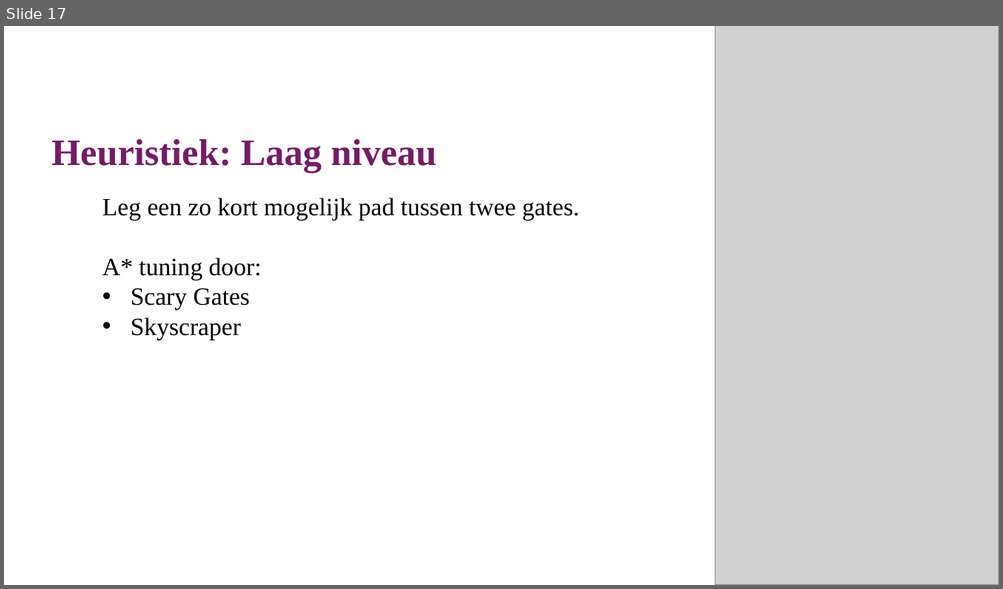
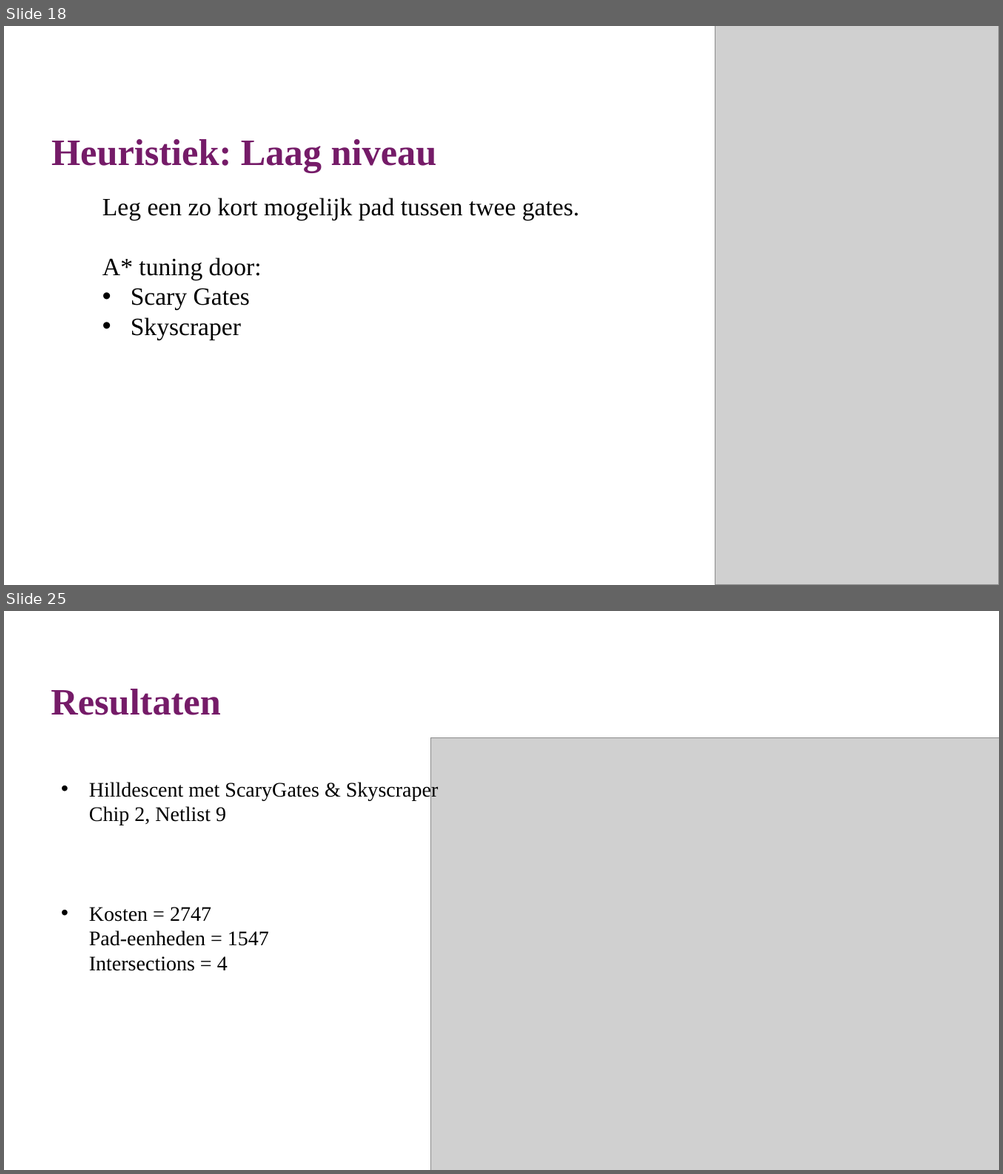
Before and after one commit to lisaeindhoven/chips-and-circuits, a slide deck: docs/Schutte_Eindhoven_vdLaan_C&C.pptx. Shown one above the other, each under a label of ours: slide 17 before the commit, slides 18 and 25 after it; the slides between them are not shown. The pictures are 1003x589 and 1003x1174 pixels, drawn with LibreOffice and Linux fonts; fonts in the diff are those of the drawing; grey boxes stand for pictures; background and template pictures are left out. Boxes give left, top, right and bottom in pixels: in the first picture for what was removed or moved away, otherwise in the second. Text is boxed around its words. In the diff, an @@ line names an element or a change of style, - is before the commit and + after.

```diff
--- a/docs/Schutte_Eindhoven_vdLaan_C&C.pptx
+++ b/docs/Schutte_Eindhoven_vdLaan_C&C.pptx
@@ slide 25 added at (x1=4, y1=611, x2=999, y2=1170), background picture (left out) @@
@@ title added at (x1=51, y1=689, x2=220, y2=715), 36 pt, text #751B68, bold @@
+Resultaten
@@ picture added at (x1=431, y1=738, x2=999, y2=1170) @@
@@ text added at (x1=89, y1=780, x2=438, y2=971), 20 pt, text #000000 @@
+    • Hilldescent met ScaryGates & Skyscraper
+      Chip 2, Netlist 9
+    • Kosten = 2747
+      Pad-eenheden = 1547
+      Intersections = 4
@@ what was slide 17 is now slide 18 @@
```
Also in this commit, not shown: 11 slides changed, 2 other slides added.
